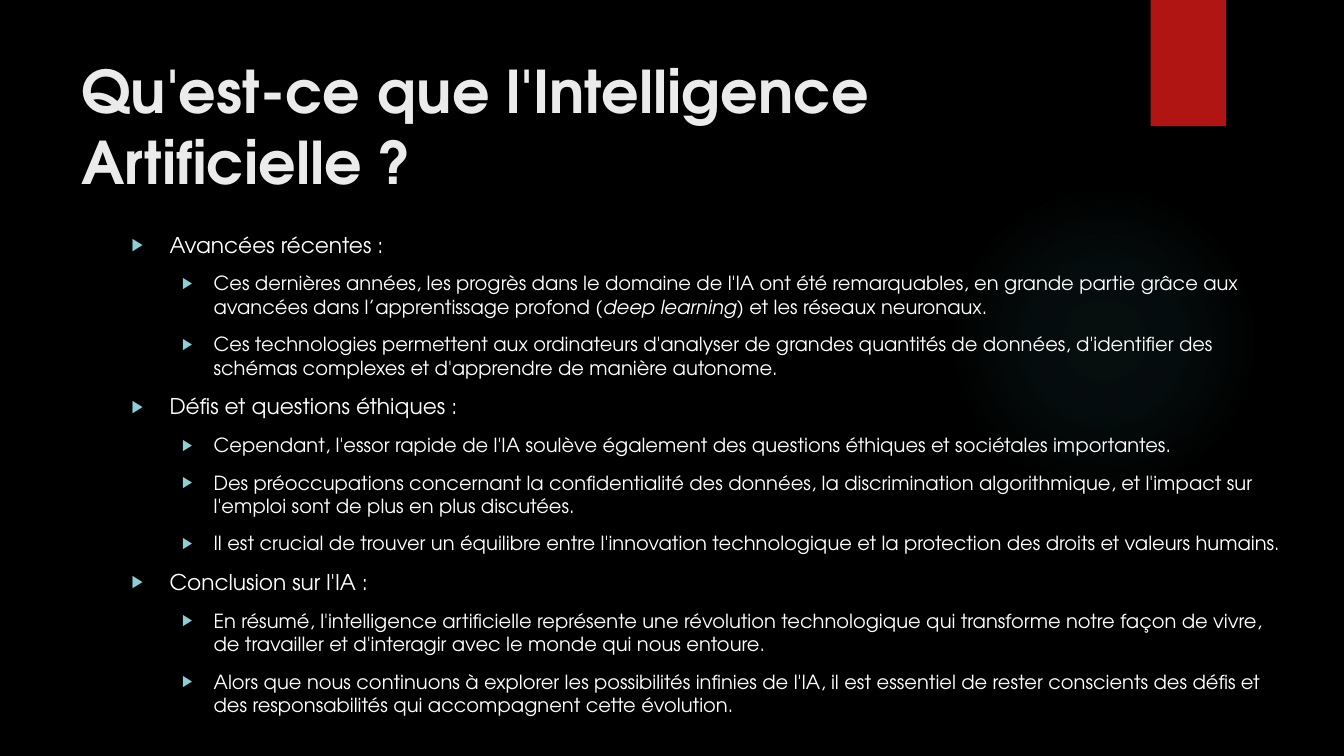
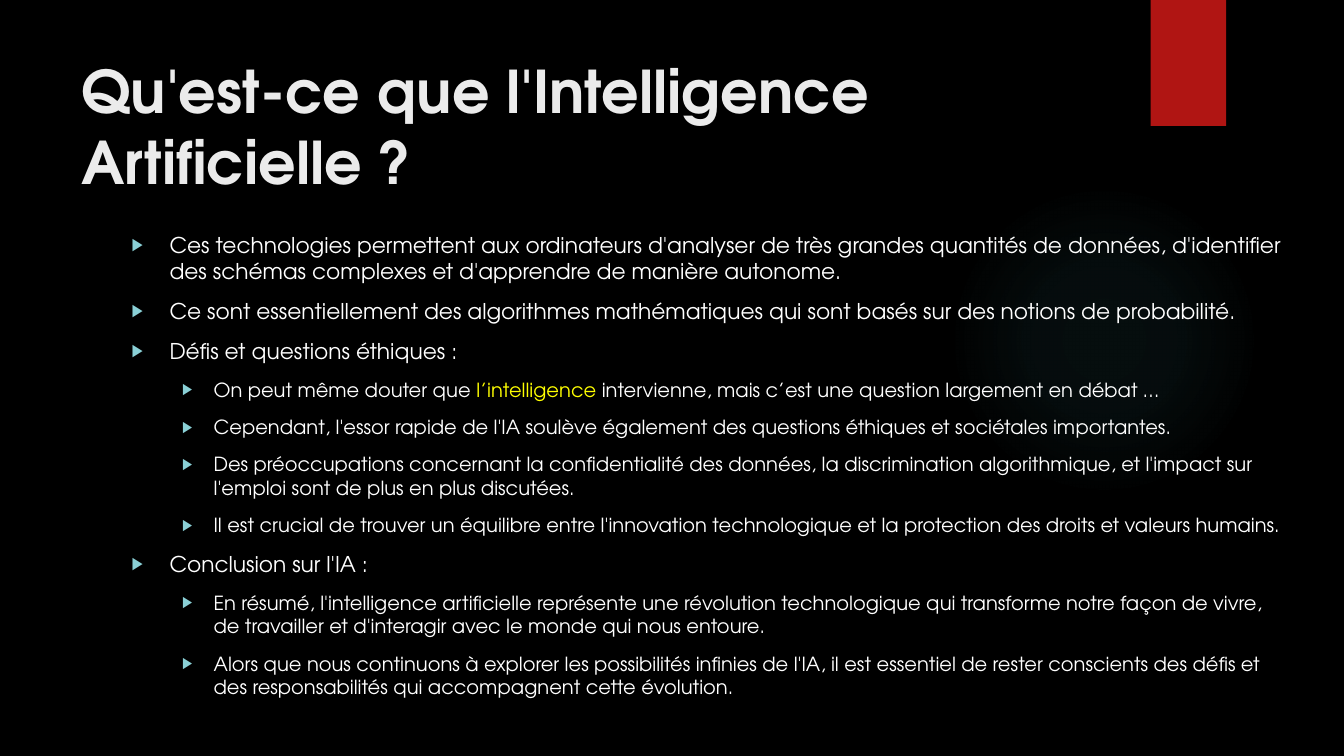
Before and after one commit to anumby-source/AnumbyMasterMind, a slide deck: slide 10 of Présentation/Presentation.pptx. Drawn at 1344x756 pixels with LibreOffice and Linux fonts; fonts in the diff are those of the drawing; background and template pictures are left out. Boxes give left, top, right and bottom in pixels: in the first picture for what was removed or moved away, otherwise in the second. Text is boxed around its words. In the diff, an @@ line names an element or a change of style, - is before the commit and + after.

```diff
--- a/Présentation/Presentation.pptx
+++ b/Présentation/Presentation.pptx
@@ text at [170, 236, 1280, 324]: text changed; size 13.9 to 15.5 pt @@
-▶ Avancées récentes :
-  ▶ Ces dernières années, les progrès dans le domaine de l'IA ont été remarquables, en grande partie grâce aux avancées dans l’apprentissage profond (deep learning) et les réseaux neuronaux.
-  ▶ Ces technologies permettent aux ordinateurs d'analyser de grandes quantités de données, d'identifier des schémas complexes et d'apprendre de manière autonome.
+▶ Ces technologies permettent aux ordinateurs d'analyser de très grandes quantités de données, d'identifier des schémas complexes et d'apprendre de manière autonome.
+▶ Ce sont essentiellement des algorithmes mathématiques qui sont basés sur des notions de probabilité.
@@ text at [214, 382, 1138, 401]: paragraph added @@
+  ▶ On peut même douter que l’intelligence intervienne, mais c’est une question largement en débat …
```
Also in this commit, not shown: 10 other slides changed, 1 other file.
